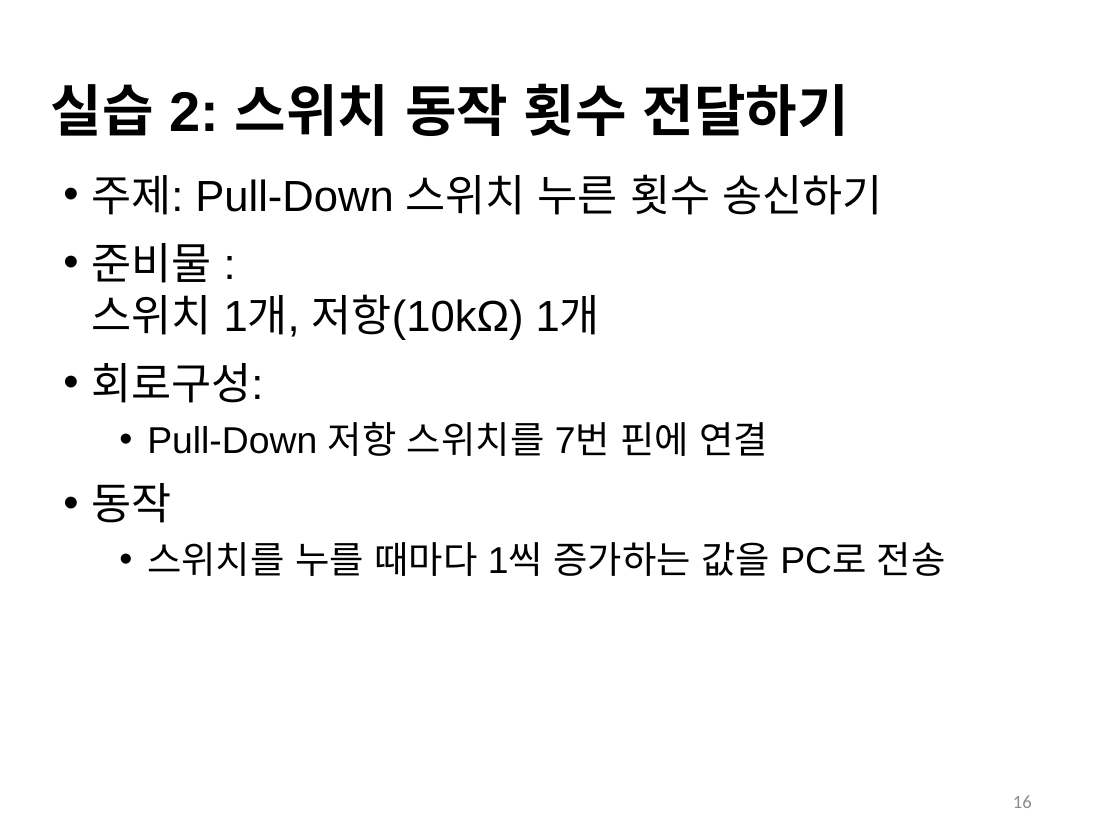
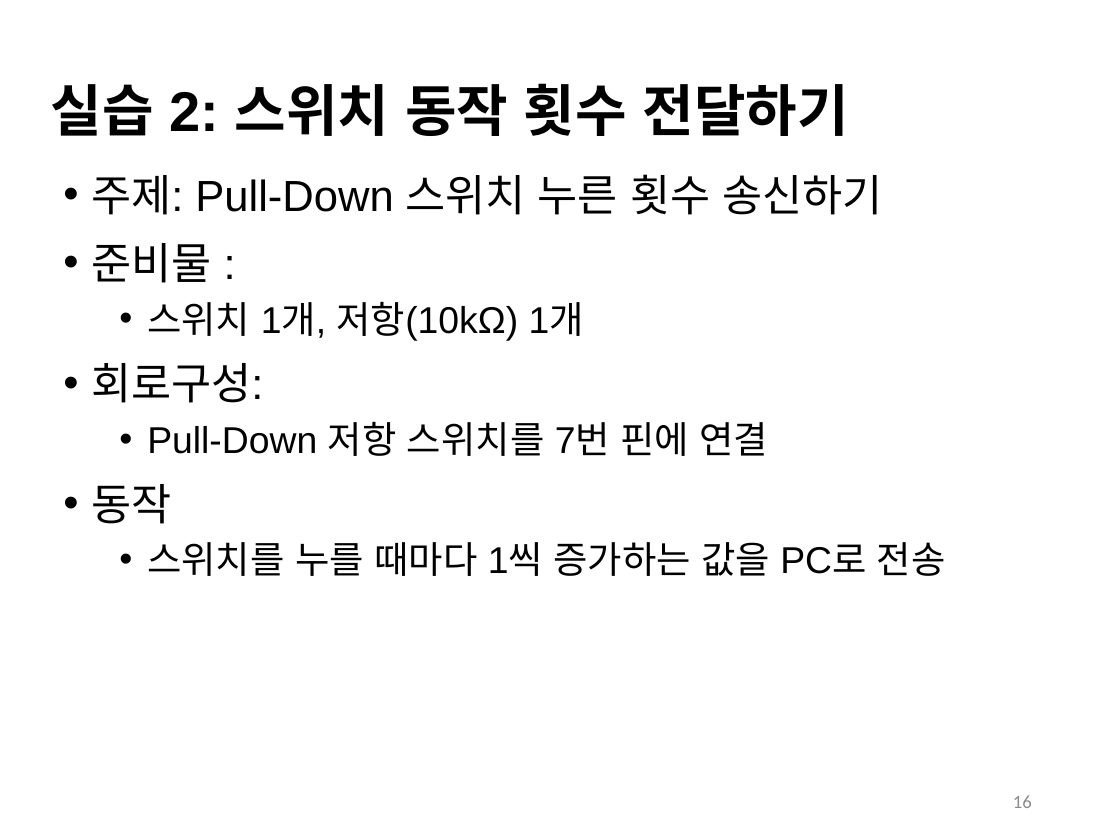
Before and after one commit to iot2019/Week05, a slide deck: slide 16 of Week05.pptx. Drawn at 1120x840 pixels with LibreOffice and Linux fonts; fonts in the diff are those of the drawing. Boxes give left, top, right and bottom in pixels: in the first picture for what was removed or moved away, otherwise in the second. Text is boxed around its words. In the diff, an @@ line names an element or a change of style, - is before the commit and + after.

```diff
--- a/Week05.pptx
+++ b/Week05.pptx
@@ text at <box>91,243,584,341</box>: text changed; size 28 to 24 pt @@
-• 준비물 :
-  스위치 1개, 저항(10kΩ) 1개
+• 준비물 :
+  • 스위치 1개, 저항(10kΩ) 1개
```
Also in this commit, not shown: 4 other slides changed.
